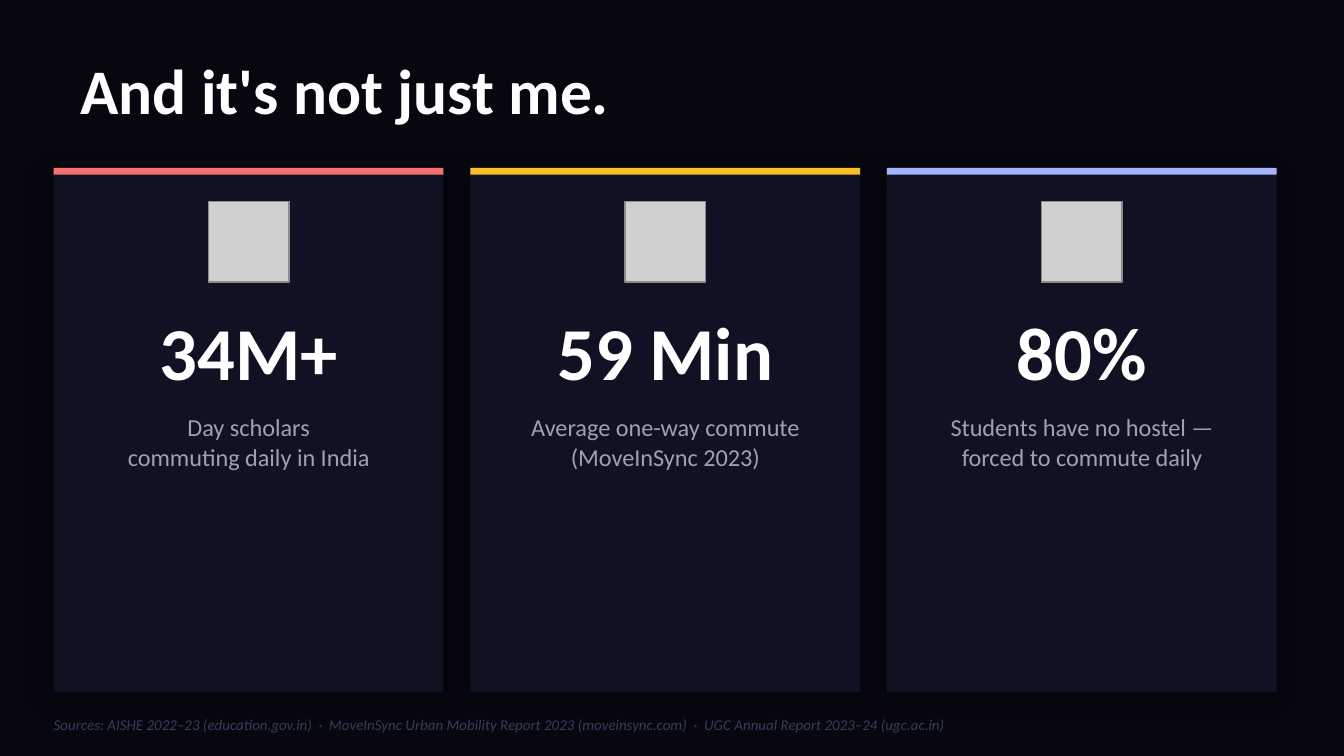
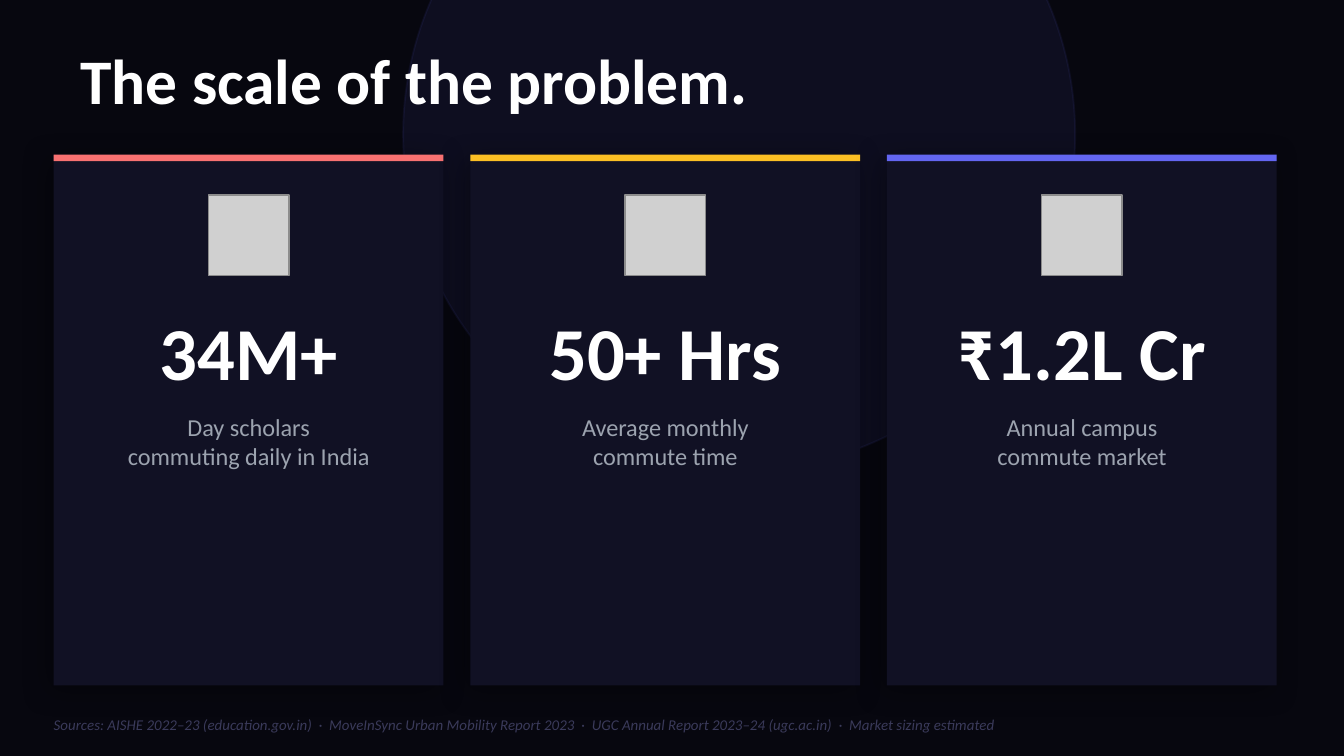
Before and after one commit to iOS-DC/Odyssey-labs-iOS-App, a slide deck: slide 3 of UniRide_Pitch.pptx. Drawn at 1344x756 pixels with LibreOffice and Linux fonts; fonts in the diff are those of the drawing; grey boxes stand for pictures. Boxes give left, top, right and bottom in pixels: in the first picture for what was removed or moved away, otherwise in the second. Text is boxed around its words. In the diff, an @@ line names an element or a change of style, - is before the commit and + after.

```diff
--- a/UniRide_Pitch.pptx
+++ b/UniRide_Pitch.pptx
@@ ellipse added at [403,0,1075,470], fill #6366F1 at 8% opacity, outline #6366F1 1 pt @@
@@ text added at [81,59,747,114], 34 pt, text #FFFFFF, bold @@
+The scale of the problem.
@@ text removed at [81,69,609,125] @@
-And it's not just me.
@@ rectangle: place and size @@
-rectangle at [54,168,444,692]
+rectangle at [54,155,444,685]
@@ rectangle: place and size @@
-rectangle at [470,168,860,692]
+rectangle at [470,155,860,685]
@@ rectangle: place and size @@
-rectangle at [887,168,1277,692]
+rectangle at [887,155,1277,685]
@@ 3 rectangles: place and size @@
-3 rectangles at [54,168,1277,175]
+3 rectangles at [54,155,1277,161]
@@ rectangle at [887,155,1277,161]: fill #A5B4FC to #6366F1 @@
@@ 3 pictures: place and size @@
-3 pictures at [208,202,1122,282]
+3 pictures at [208,195,1122,276]
@@ text at [549,331,781,381]: text changed @@
-59 Min
+50+ Hrs
@@ text at [958,331,1206,381]: text changed @@
-80%
+₹1.2L Cr
@@ text at [582,419,749,465]: text changed @@
-Average one-way commute
-(MoveInSync 2023)
+Average monthly
+commute time
@@ text at [997,419,1167,465]: text changed @@
-Students have no hostel —
-forced to commute daily
+Annual campus
+commute market
@@ text at [54,719,994,732]: text changed @@
-Sources: AISHE 2022–23 (education.gov.in) · MoveInSync Urban Mobility Report 2023 (moveinsync.com) · UGC Annual Report 2023–24 (ugc.ac.in)
+Sources: AISHE 2022–23 (education.gov.in) · MoveInSync Urban Mobility Report 2023 · UGC Annual Report 2023–24 (ugc.ac.in) · Market sizing estimated
```
Also in this commit, not shown: 2 other slides changed, 1 slide removed, 4 other files.
